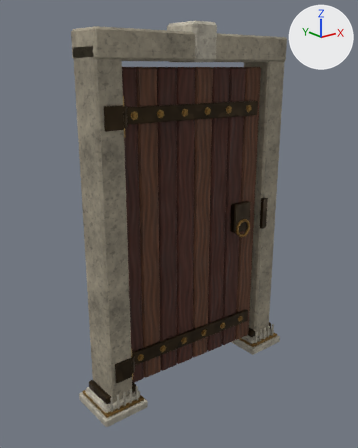
Before and after pictures for a commit that changed the glTF model public/assets/animated_mechanisms/019.glb.
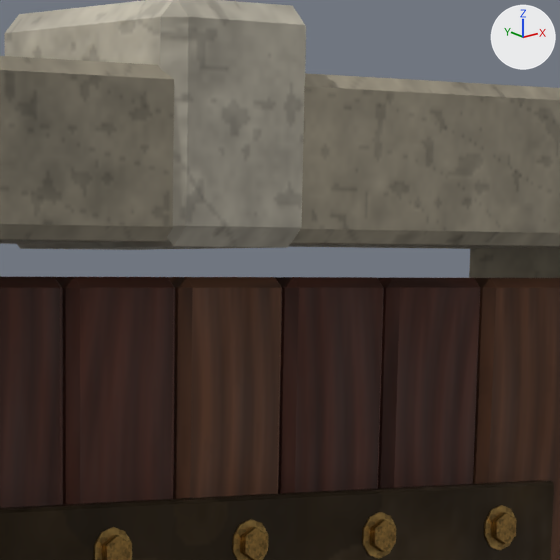
The first picture shows the older version from a camera (50 mm lens) standing at (-2.2, -2.62, 2.27) and looking at (-0.08, 0.03, 1.21). The close-ups show the older and then the newer version on the part from 46% to 72% of the width and 5% to 25% of the height of that picture. Only the edits that show in the close-ups are written down. The lights are fixed; the arrows at upper right show +X, +Y and +Z. Where no turn or scale is listed for an object, it has been applied to the vertices.

Objects in the first close-up: 'aged-bronze', 'carved-limestone-mouldings', 'dark-patinated-bronze-fittings', 'exposed-end-grain', 'honed-limestone', 'polished-bronze-bearing', 'quarter-sawn-timber'.
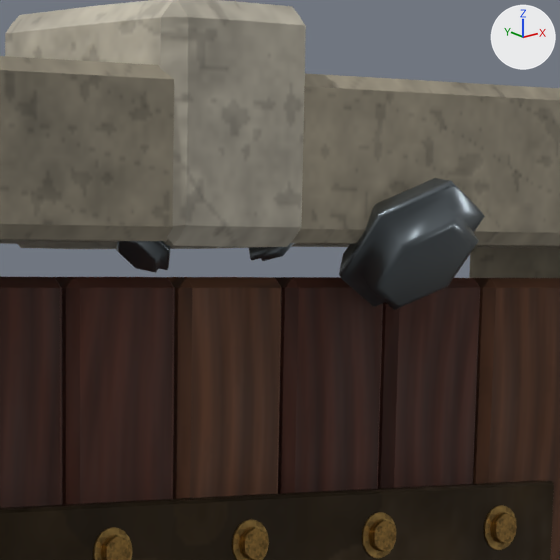
Boxes [x1, y1, x2, y2] around the edits, measured in the close-ups (560 x 560 px):
'service bolt', added: after [339, 178, 485, 310]
'service bolt.001', added: after [116, 241, 294, 273]

What the commit changed:
Material 'service bolt' (mat_service_bolt) is new.
Its base color is (0.18, 0.21, 0.23) (grey #767e84).
Its metallic is 0.85.
Its roughness is 0.32.
Mesh me_service_bolt_001 is new.
It has 144 vertices, 272 faces and spans x -0.58..0.59, y -0.16..-0.01, z 0.08..2.35.
It uses material mat_service_bolt (grey #767e84).
Mesh me_service_bolt is new.
It has 144 vertices, 272 faces and spans x -0.67..0.67, y -0.21..0.0, z 0.32..2.38.
It uses material mat_service_bolt (grey #767e84).
Object 'service bolt.001' (ob_service_bolt_001) is new; it shows me_service_bolt_001.
Its location is (0.0, 0.0, 0.0).
Object 'service bolt' (ob_service_bolt) is new; it shows me_service_bolt.
Its location is (0.0, 0.0, 0.0).
